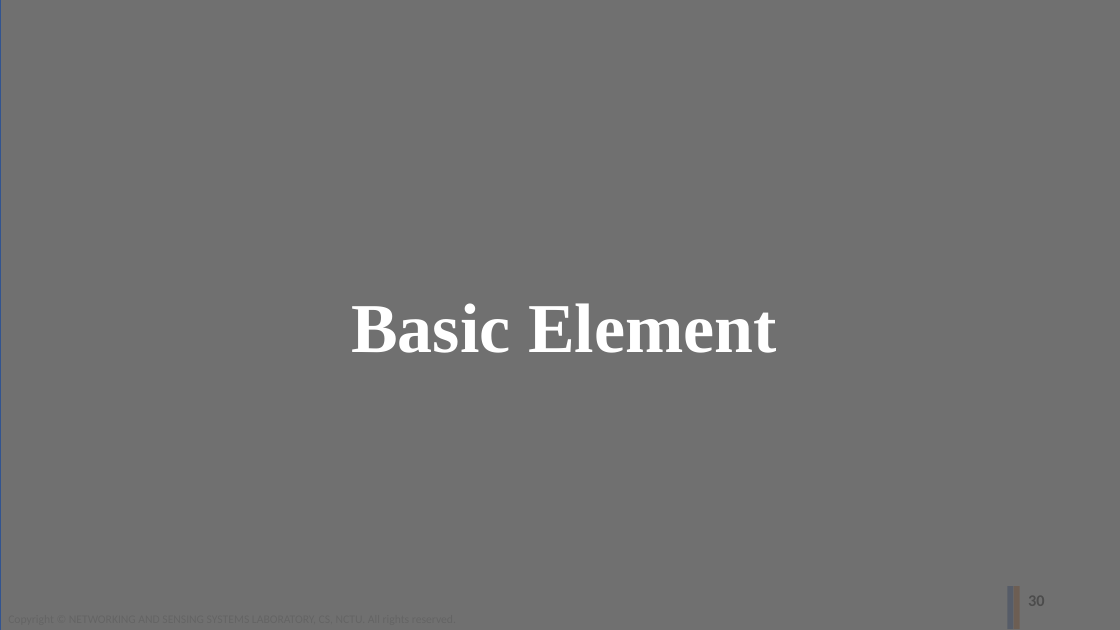
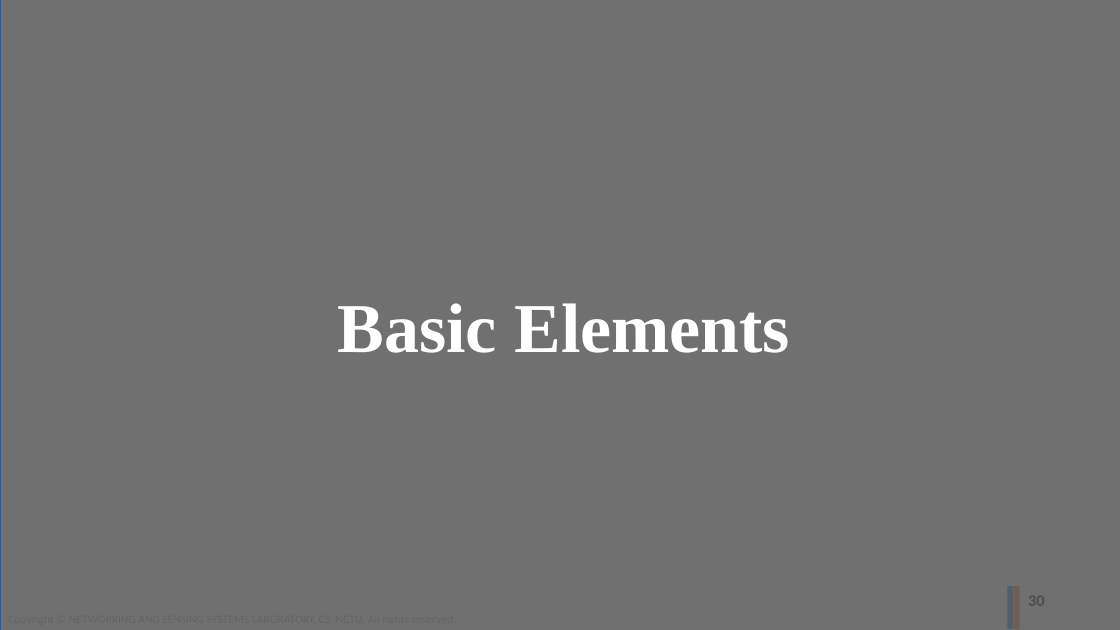
Before and after one commit to ghostkingwilly/Signal_Training_Freshman, a slide deck: slide 30 of Freshman_Training.pptx. Drawn at 1120x630 pixels with LibreOffice and Linux fonts; fonts in the diff are those of the drawing; background and template pictures are left out. Boxes give left, top, right and bottom in pixels: in the first picture for what was removed or moved away, otherwise in the second. Text is boxed around its words. In the diff, an @@ line names an element or a change of style, - is before the commit and + after.

```diff
--- a/Freshman_Training.pptx
+++ b/Freshman_Training.pptx
@@ text in rectangle at box(338, 303, 790, 353): text changed @@
-Basic Element
+Basic Elements
```
Also in this commit, not shown: 2 other slides changed, 2 slides added.
